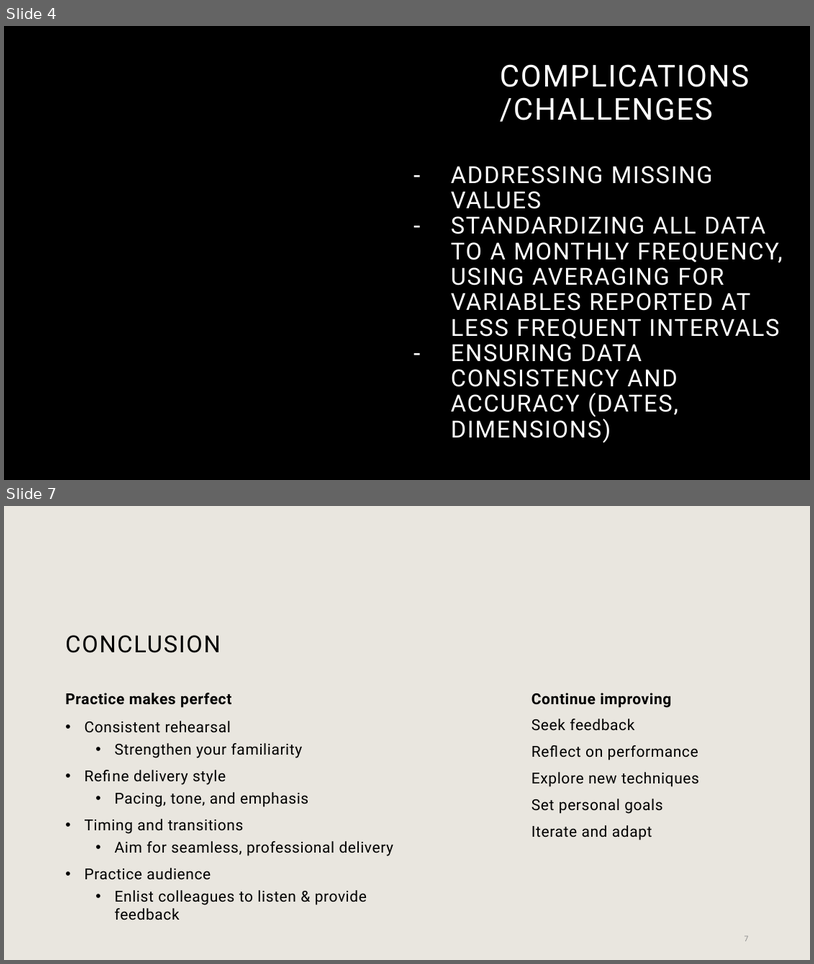
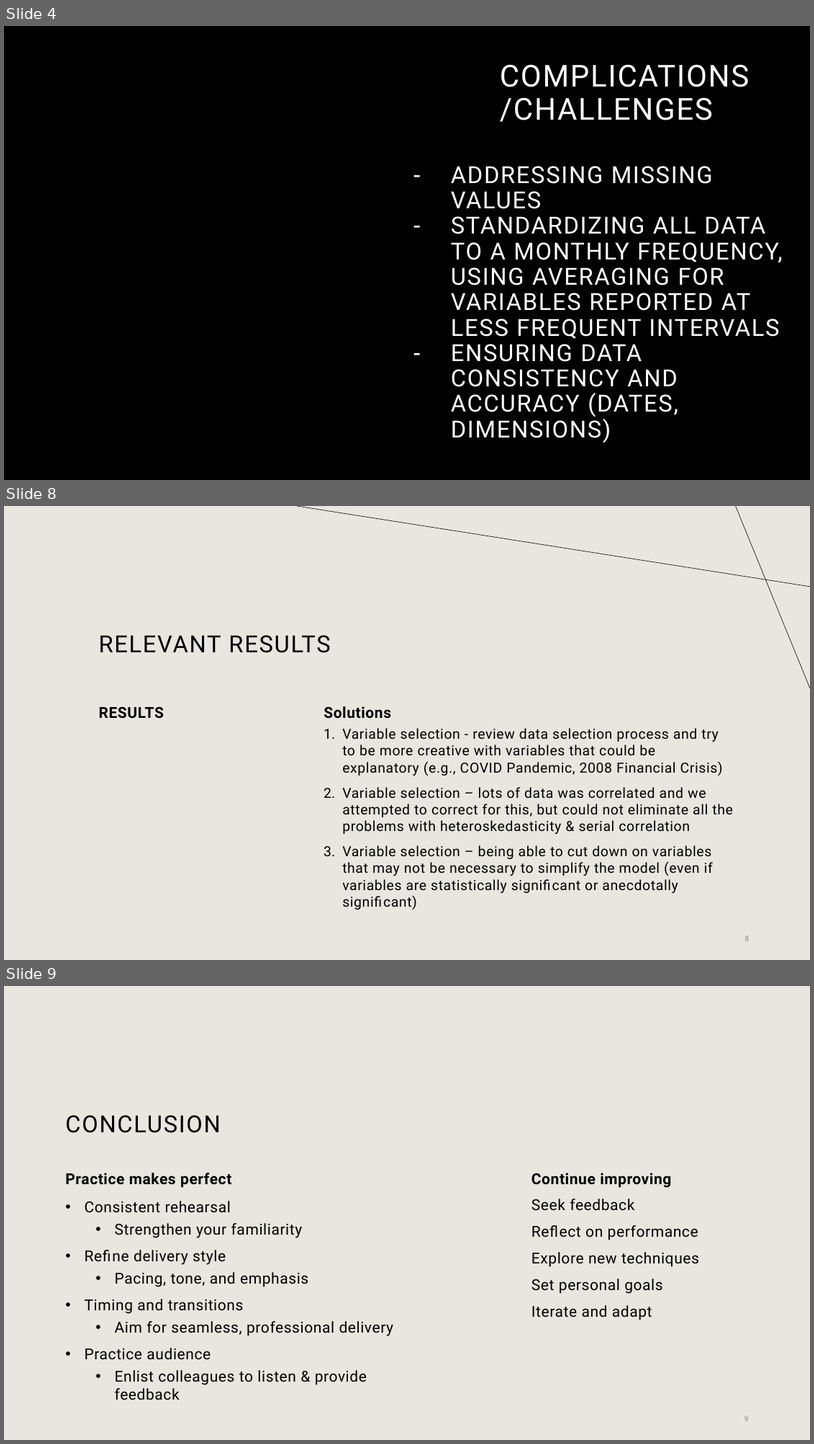
Before and after one commit to graciecakes4/ITEC621Project, a slide deck: ITEC621 Final Presentation.pptx. Shown one above the other, each under a label of ours: slides 4 and 7 before the commit, slides 4, 8 and 9 after it; the slides between them are not shown. The pictures are 814x964 and 814x1444 pixels, drawn with LibreOffice and Linux fonts; fonts in the diff are those of the drawing; grey boxes stand for pictures; background and template pictures are left out. Boxes give left, top, right and bottom in pixels: in the first picture for what was removed or moved away, otherwise in the second. Text is boxed around its words. In the diff, an @@ line names an element or a change of style, - is before the commit and + after.

```diff
--- a/ITEC621 Final Presentation.pptx
+++ b/ITEC621 Final Presentation.pptx
@@ slide 8 added at <box>4,506,810,960</box>, background #E9E6DF @@
@@ line added from (810, 587) to (297, 506), #000000 0.5 pt @@
@@ line added from (736, 506) to (810, 688), #000000 0.5 pt @@
@@ title added at <box>99,635,330,653</box>, 28 pt, text #000000 @@
+RELEVANT RESULTS
@@ text added at <box>99,707,164,718</box>, 18 pt, text #000000, bold @@
+RESULTS
@@ text added at <box>324,706,391,718</box>, 18 pt, text #000000, bold @@
+Solutions
@@ text added at <box>342,728,733,909</box>, 16.6 pt, text #000000 @@
+1. Variable selection - review data selection process and try to be more creative with variables that could be explanatory (e.g., COVID Pandemic, 2008 Financial Crisis)
+2. Variable selection – lots of data was correlated and we attempted to correct for this, but could not eliminate all the problems with heteroskedasticity & serial correlation
+3. Variable selection – being able to cut down on variables that may not be necessary to simplify the model (even if variables are statistically significant or anecdotally significant)
@@ page number added at <box>745,935,749,941</box>, 9 pt, text #8C8C8C @@
+8
@@ what was slide 7 is now slide 9 @@
```
Also in this commit, not shown: 3 slides changed, 2 other slides added, 1 slide removed, 4 other files.
